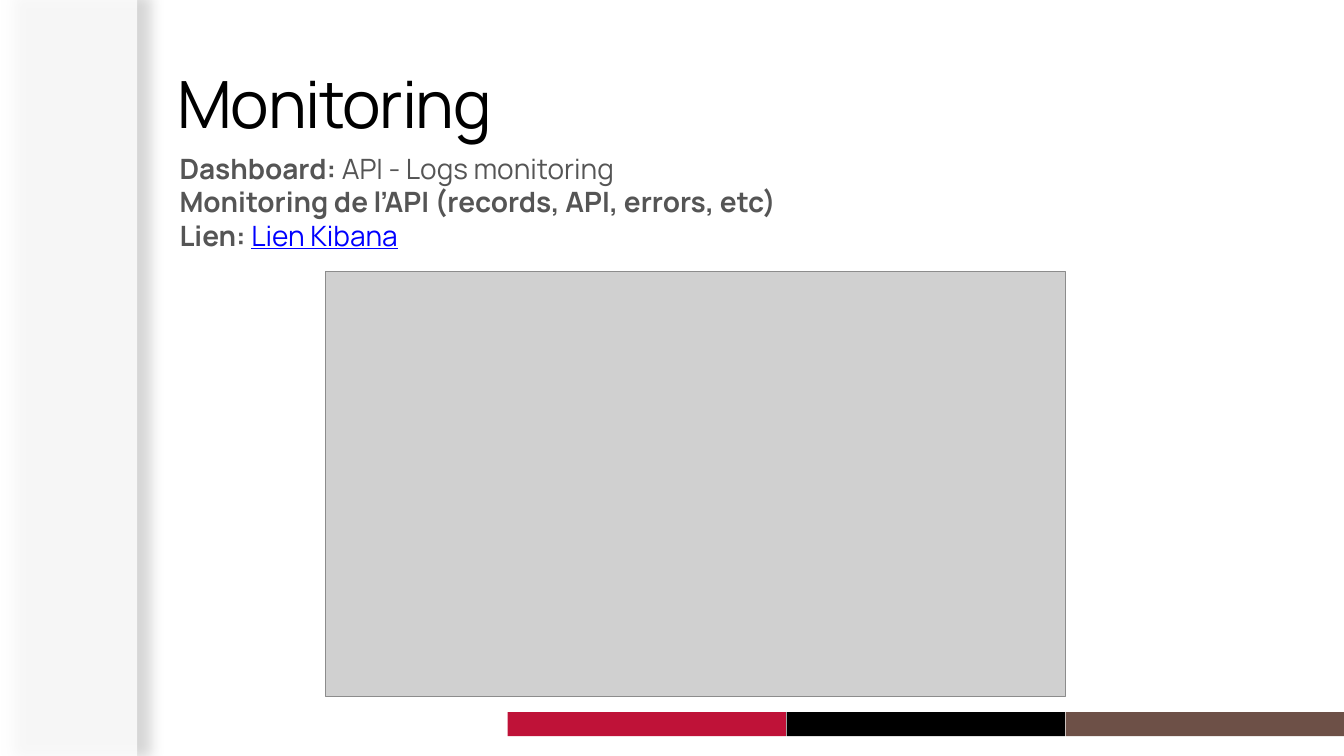
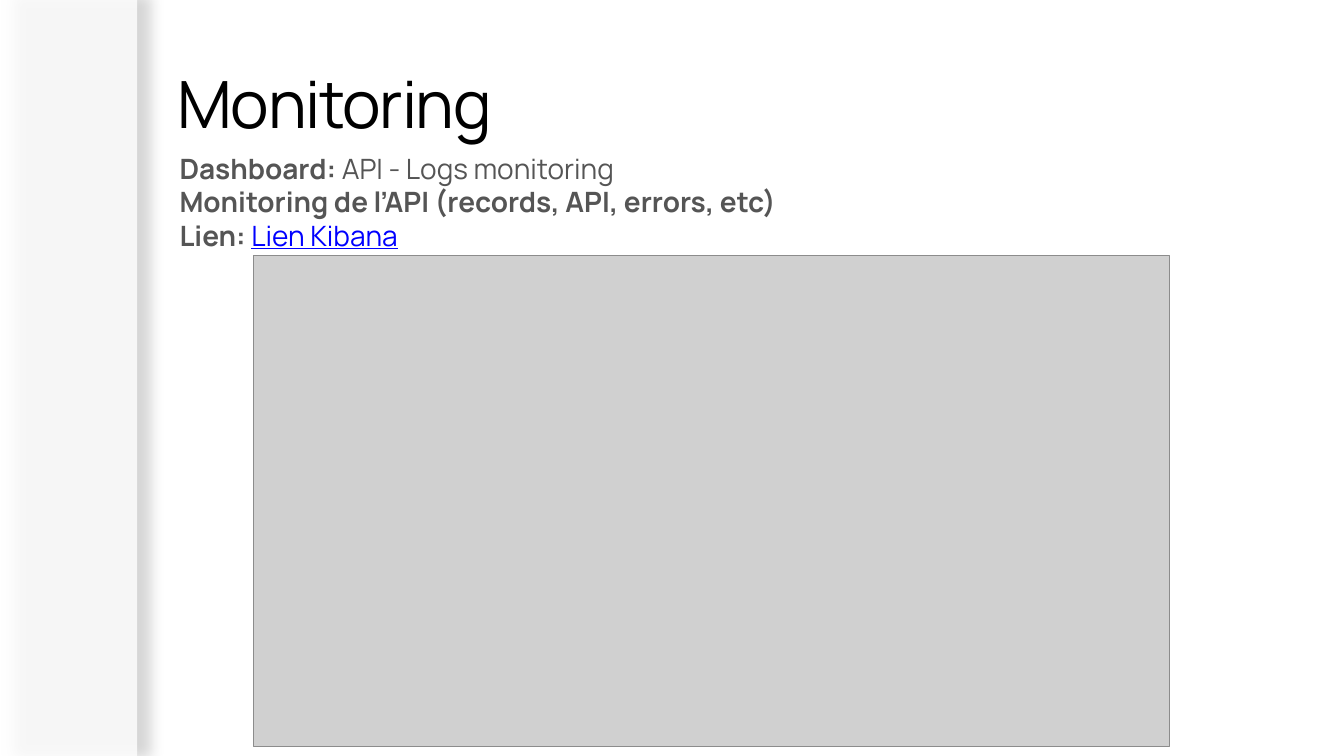
Before and after one commit to julienlafrance/Energy-rte-tempo-forecasting, a slide deck: slide 9 of Soutenance - MLOps.pptx. Drawn at 1344x756 pixels with LibreOffice and Linux fonts; fonts in the diff are those of the drawing; grey boxes stand for pictures; background and template pictures are left out. Boxes give left, top, right and bottom in pixels: in the first picture for what was removed or moved away, otherwise in the second. Text is boxed around its words. In the diff, an @@ line names an element or a change of style, - is before the commit and + after.

```diff
--- a/Soutenance - MLOps.pptx
+++ b/Soutenance - MLOps.pptx
@@ picture: place and size @@
-picture at [325, 272, 1065, 696]
+picture at [253, 255, 1169, 746]
@@ rectangle removed at [507, 712, 786, 736] @@
@@ rectangle removed at [787, 712, 1065, 736] @@
@@ rectangle removed at [1065, 712, 1343, 736] @@
```
Also in this commit, not shown: 6 other slides changed, 1 slide added.
